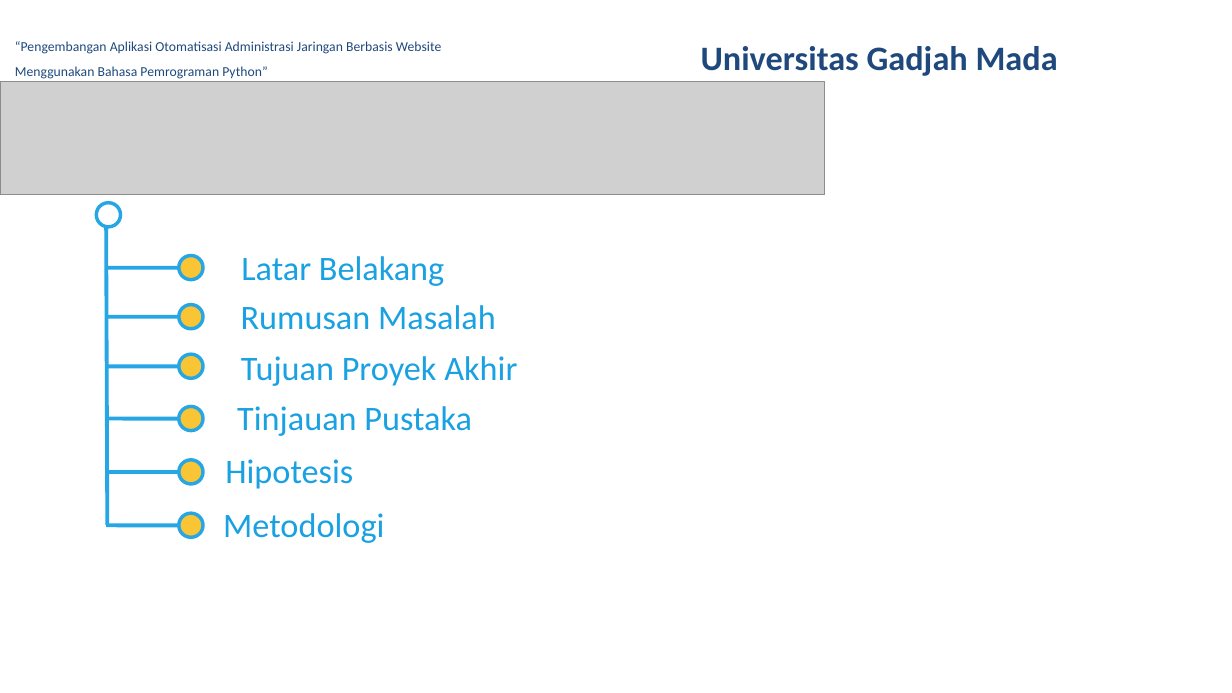
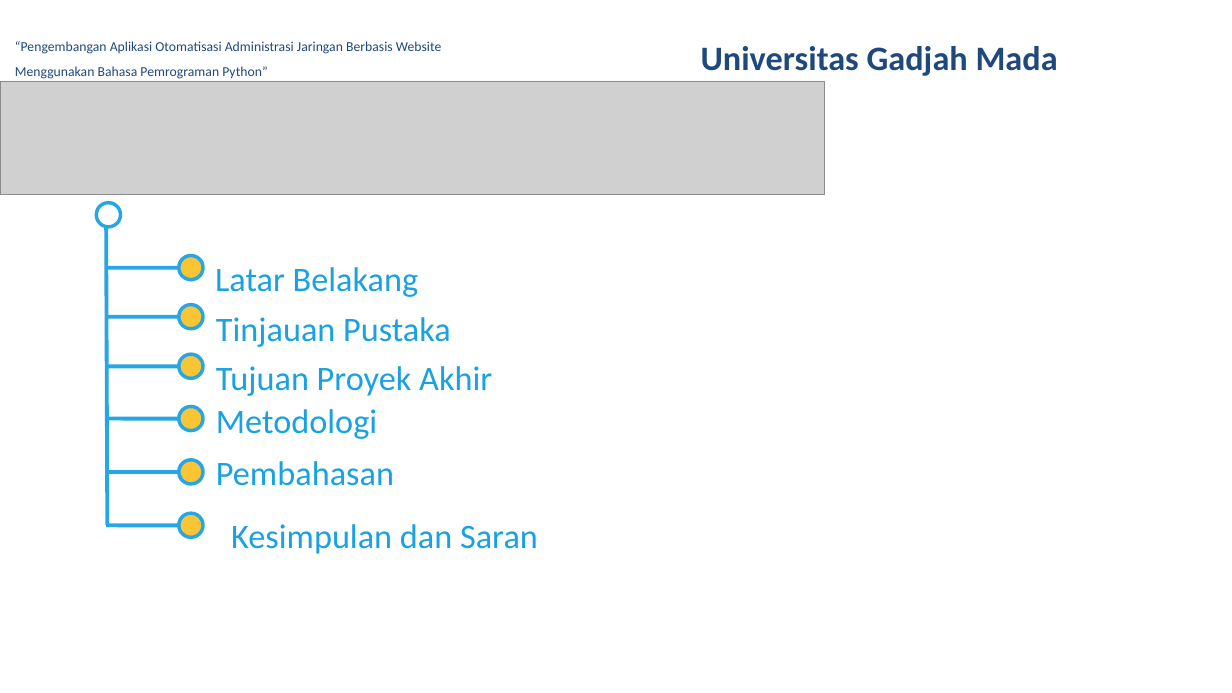
Before and after one commit to rusminto/ws_sse, a slide deck: slide 2 of berkas/ppt muham.pptx. Drawn at 1232x693 pixels with LibreOffice and Linux fonts; fonts in the diff are those of the drawing; grey boxes stand for pictures; background and template pictures are left out. Boxes give left, top, right and bottom in pixels: in the first picture for what was removed or moved away, otherwise in the second. Text is boxed around its words. In the diff, an @@ line names an element or a change of style, - is before the commit and + after.

```diff
--- a/berkas/ppt muham.pptx
+++ b/berkas/ppt muham.pptx
@@ text "Latar Belakang": place and size @@
-text "Latar Belakang" at box(241, 256, 444, 286)
+text "Latar Belakang" at box(215, 267, 418, 297)
@@ text "Tinjauan Pustaka": place and size @@
-text "Tinjauan Pustaka" at box(237, 406, 472, 436)
+text "Tinjauan Pustaka" at box(216, 317, 451, 347)
@@ text removed at box(241, 305, 496, 330) @@
-Rumusan Masalah
@@ text "Tujuan Proyek Akhir": place and size @@
-text "Tujuan Proyek Akhir" at box(241, 356, 517, 386)
+text "Tujuan Proyek Akhir" at box(216, 366, 492, 396)
@@ alignment centre to left in 4 elements at box(215, 267, 418, 297), box(216, 366, 492, 396), box(216, 317, 451, 347), box(216, 409, 377, 439) @@
@@ text "Metodologi": place and size @@
-text "Metodologi" at box(223, 513, 384, 543)
+text "Metodologi" at box(216, 409, 377, 439)
@@ text at box(216, 461, 394, 486): text changed @@
-Hipotesis
+Pembahasan
@@ text added at box(231, 524, 538, 554), 20 pt, text #1AA1E2 @@
+Kesimpulan dan Saran
```
Also in this commit, not shown: 8 other slides changed, 4 other files.
